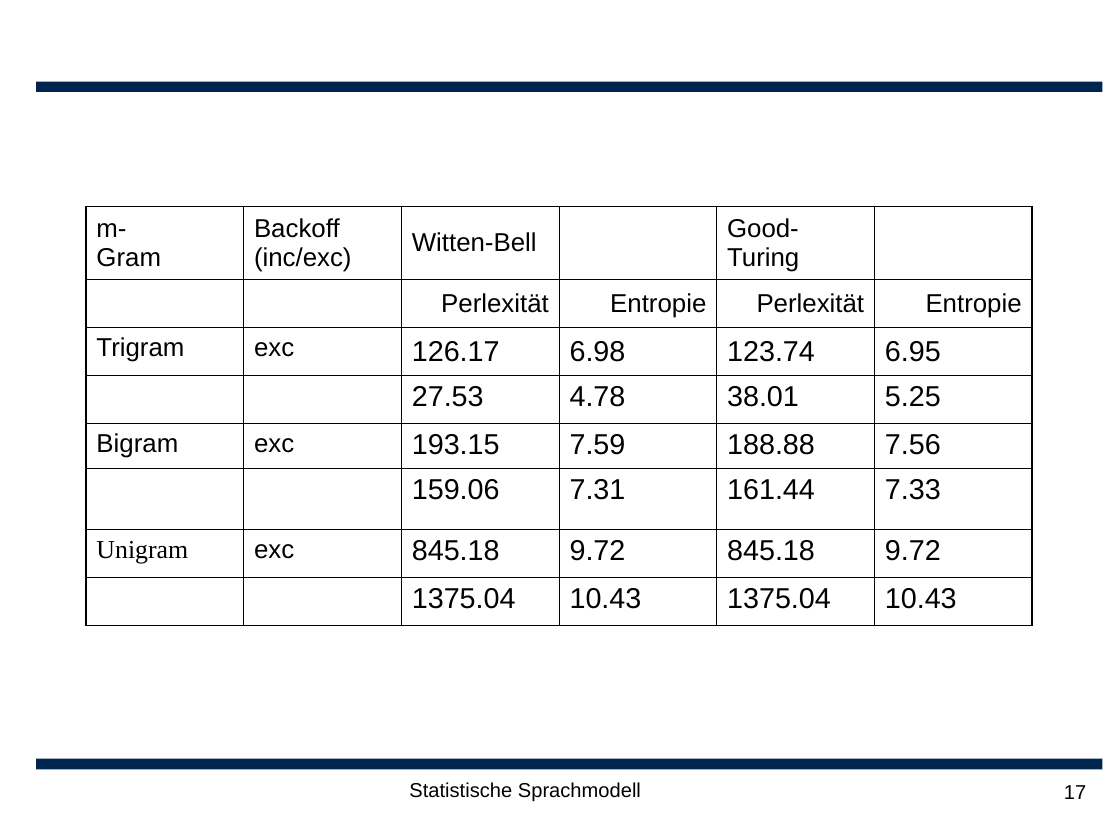
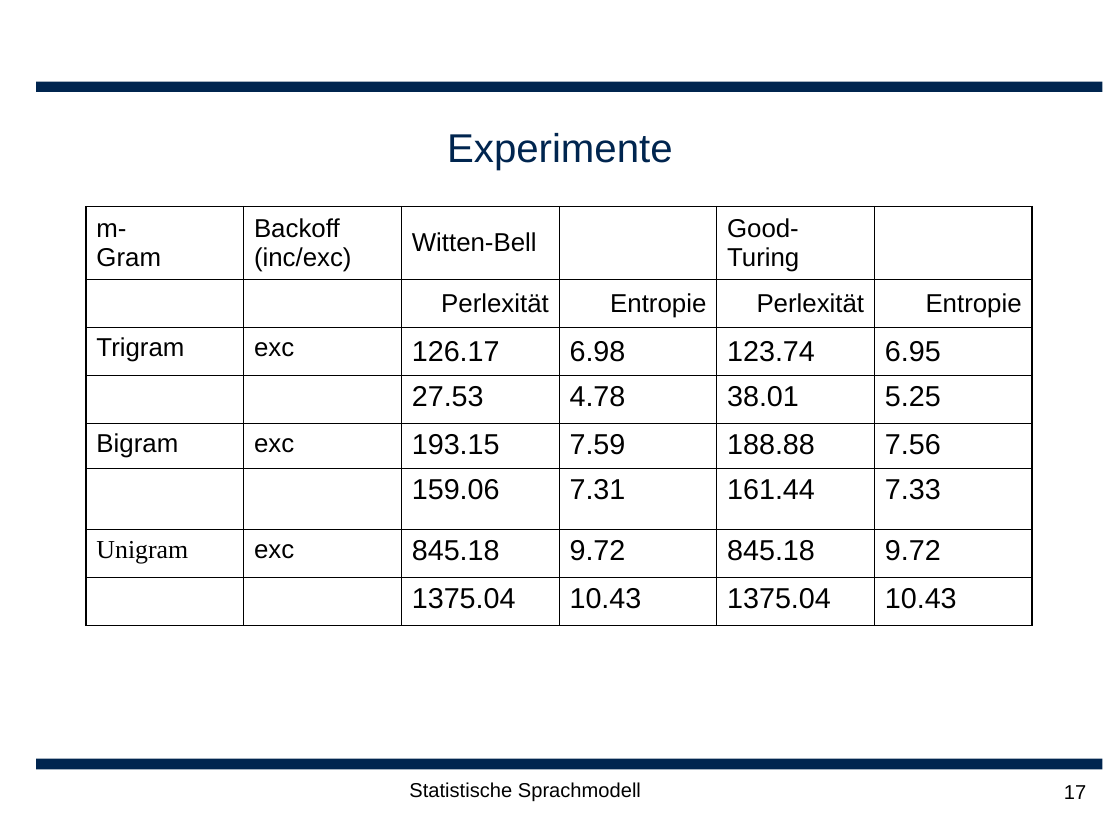
Before and after one commit to leonard117/arbeittet, a slide deck: slide 17 of ARS/doc/Statische Sprachmodellierung.ppt. Drawn at 1120x818 pixels with LibreOffice and Linux fonts; fonts in the diff are those of the drawing; background and template pictures are left out. Boxes give left, top, right and bottom in pixels: in the first picture for what was removed or moved away, otherwise in the second. Text is boxed around its words. In the diff, an @@ line names an element or a change of style, - is before the commit and + after.

```diff
--- a/ARS/doc/Statische Sprachmodellierung.ppt
+++ b/ARS/doc/Statische Sprachmodellierung.ppt
@@ title added at [447,133,672,170], 28 pt, text #00254F @@
+Experimente
```
Also in this commit, not shown: 2 other slides changed, 1 slide added, 1 other file.
